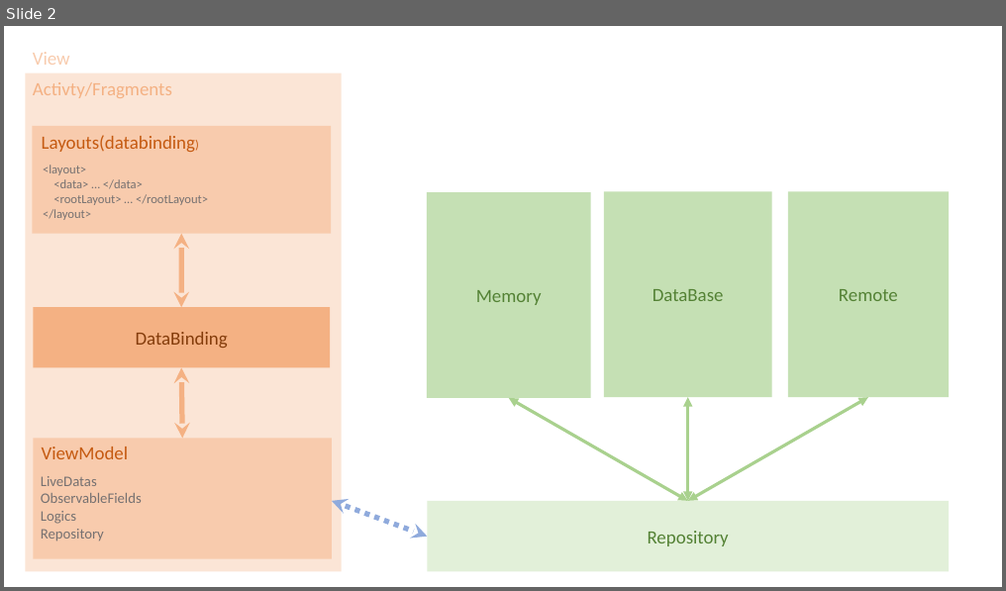
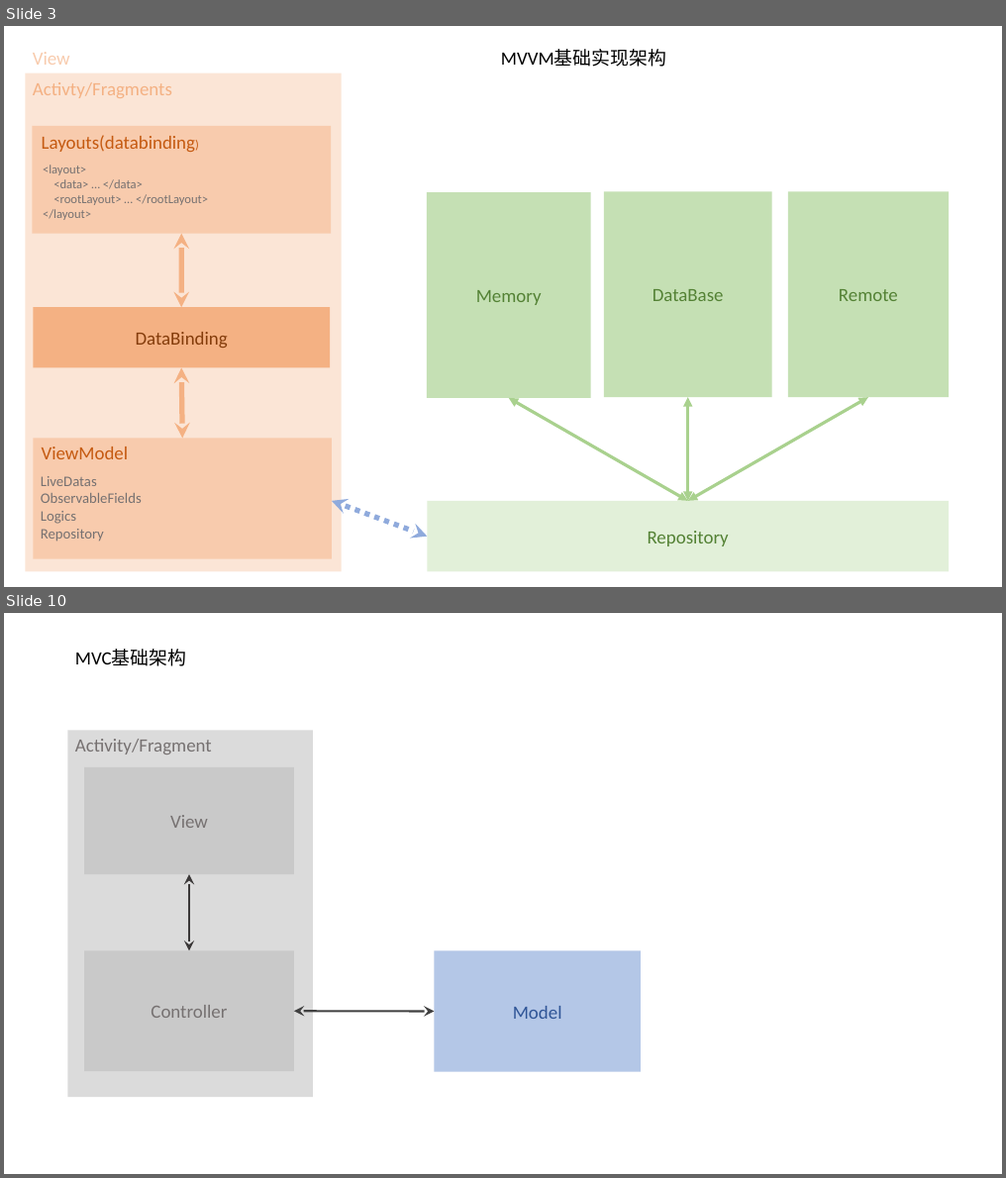
Before and after one commit to Ung8023/AndroidStudy, a slide deck: Note/架构/Android 架构.pptx. Shown one above the other, each under a label of ours: slide 2 before the commit, slides 3 and 10 after it; the slides between them are not shown. The pictures are 1006x591 and 1006x1178 pixels, drawn with LibreOffice and Linux fonts; fonts in the diff are those of the drawing. Boxes give left, top, right and bottom in pixels: in the first picture for what was removed or moved away, otherwise in the second. Text is boxed around its words. In the diff, an @@ line names an element or a change of style, - is before the commit and + after.

```diff
--- a/Note/架构/Android 架构.pptx
+++ b/Note/架构/Android 架构.pptx
@@ slide 10 added at (4,613,1002,1174), background #FFFFFF @@
@@ text added at (75,649,186,666), 18 pt, text #000000 @@
+MVC基础架构
@@ rectangle added at (67,730,313,1097), fill #DBDBDB @@
@@ text added at (75,739,212,755), 18 pt, text #767171 @@
+Activity/Fragment
@@ rectangle added at (84,767,294,874), fill #C9C9C9, 18 pt, text #767171 @@
+View
@@ double arrow added from (189, 874) to (189, 952), #3B3838 1.5 pt @@
@@ rectangle added at (84,952,294,1072), fill #C9C9C9, 18 pt, text #767171 @@
+Controller
@@ rectangle added at (435,952,642,1072), fill #B4C7E7, 18 pt, text #2F5597 @@
+Model
@@ double arrow added from (294, 1011) to (435, 1011), #404040 2 pt @@
@@ what was slide 2 is now slide 3 @@
@@ slide 3 changed as well @@
@@ text added at (501,50,666,67), 18 pt, text #000000 @@
+MVVM基础实现架构
```
Also in this commit, not shown: 1 other slide changed, 9 other slides added, 2 other files.
